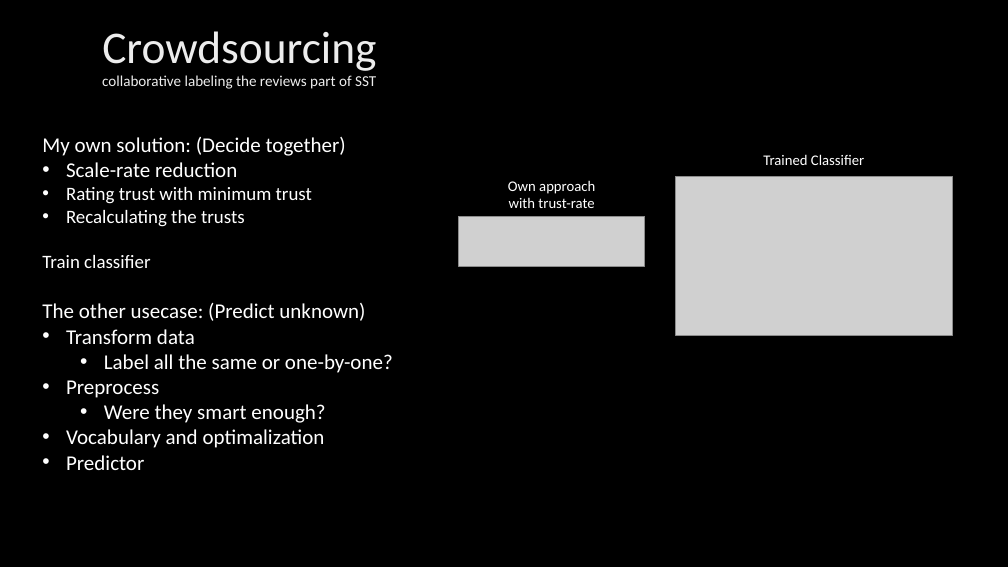
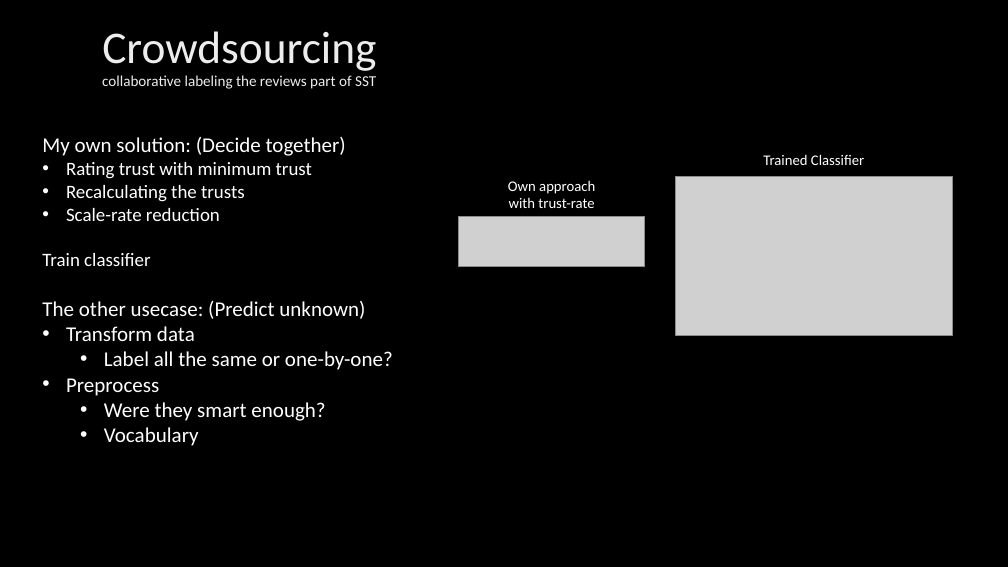
Before and after one commit to Olaybence/Web-Science, a slide deck: slide 6 of Assignment/Presentation/Web Science Assignment.pptx. Drawn at 1008x567 pixels with LibreOffice and Linux fonts; fonts in the diff are those of the drawing; grey boxes stand for pictures; background and template pictures are left out. Boxes give left, top, right and bottom in pixels: in the first picture for what was removed or moved away, otherwise in the second. Text is boxed around its words. In the diff, an @@ line names an element or a change of style, - is before the commit and + after.

```diff
--- a/Assignment/Presentation/Web Science Assignment.pptx
+++ b/Assignment/Presentation/Web Science Assignment.pptx
@@ text at (x1=66, y1=162, x2=237, y2=177): paragraph removed @@
-• Scale-rate reduction
@@ text at (x1=66, y1=208, x2=220, y2=221): paragraph added @@
+• Scale-rate reduction
@@ text at (x1=104, y1=427, x2=199, y2=446): text changed @@
-• Vocabulary and optimalization
-• Predictor
+  • Vocabulary
```
Also in this commit, not shown: 3 other slides changed, 3 other files.
